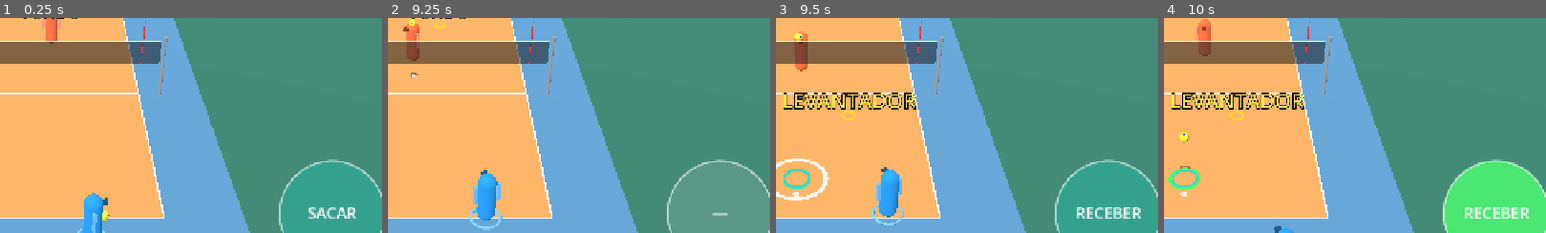
Above: before the commit, frames 1-4 (left to right).
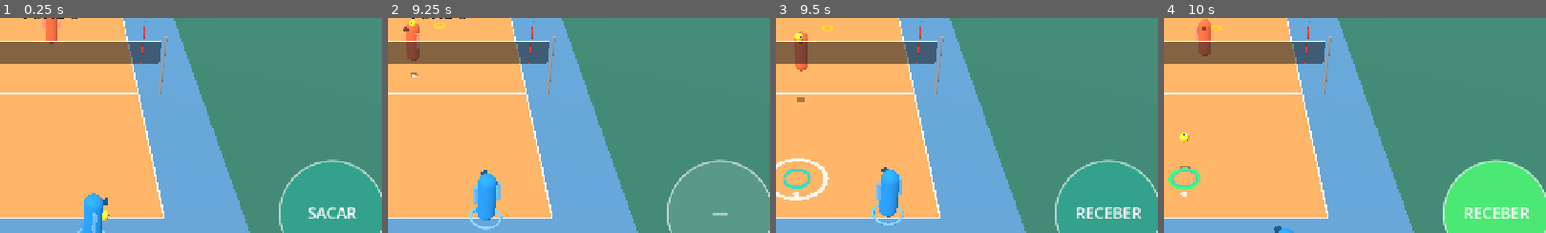
Above: after the commit, the same moments.

Repository: viniciolimadev/v-slash
Game: Godot game, scene res://scenes/main.tscn
Two runs of this game, one before a commit and one after it. Both use one fixed random seed, a clock stepped at 60 frames per second and the inputs below.
Inputs (mouse positions are % of the whole screen's width and height, from its top left):
- Up to frame 1 (0.25 s): no input
- Up to frame 2 (9.25 s): click "Reiniciar" at 0.5 s; click "Reiniciar" at 1.25 s; click "Reiniciar" at 2 s; click "Bot: Fácil" at 2.75 s; click "Bot: Médio" at 3.5 s; click "Bot: Difícil" at 4.25 s; tap Enter at 5 s; move the mouse to (72, 45) at 5.02 s; hold D (move_right) 5.03-5.75 s; tap J at 5.1, 6.6, 8.1 s; click (72, 45) at 5.17 s; tap Space at 5.27, 8.27 s; drag from (30, 55) to (45, 70) at 5.77 s; move the mouse to (60, 28) at 6.52 s; hold D (move_right) 6.53-7.25 s; drag from (45, 70) to (20, 35) at 7.27 s; move the mouse to (80, 65) at 8.02 s; hold A (move_left) 8.03-8.75 s; drag from (20, 35) to (35, 25) at 8.77 s
- Up to frame 3 (9.5 s): no input
- Up to frame 4 (10 s): move the mouse to (55, 50) at 9.52 s; hold S (move_down) from 9.53 s (still down); tap J at 9.6 s; click (55, 50) at 9.67 s
The pictures show only the part of the screen within x 43-93%, y 31-81%; the shares and areas given below are measured in that part.

Frames 1-2 are identical in both runs. In frame 3, 2.0% of the frame differs, in the area x 2-37%, y 3-48%; in frame 4, 1.9%.

Commit message:
Aim: single reticle that only moves when you drag
Per-play aim slots made the reticle jump when the bot attacked (the play
switched to receive), and a drag started before that went to the wrong
slot, so the ball went somewhere unexpected. Back to one aim point; zone
and setter magnets still help near their targets.

Test: bot attacks -> receive, the aim does not move (fails on the
previous per-play code).

Co-Authored-By: Claude Opus 5.5 <noreply@anthropic.com>
Claude-Session: https://claude.ai/code/session_01UkqYhsqg9n5UAYUKytDnBM

Diff:
--- a/scripts/core/game.gd
+++ b/scripts/core/game.gd
@@ -34,14 +34,9 @@
 var rng := RandomNumberGenerator.new()
 
 var human_aiming := false
-## Mira do humano: uma por tipo de jogada (recepção, levantamento, bola pro outro lado),
-## cada uma fica onde você deixou por último.
-var human_aim: Vector3:
-	get:
-		return _aims.get(_aim_slot(), Vector3.ZERO)
-	set(v):
-		_aims[_aim_slot()] = v
-var _aims := {}
+## Mira do humano: um ponto só, que se move apenas quando você arrasta.
+## A bola vai para onde ela está (os ímãs ajudam quando ela está perto de um alvo).
+var human_aim := Vector3.ZERO
 var _pause_t := 0.0
 var _pending: Array[Dictionary] = []
 
@@ -53,13 +48,8 @@
 	for p in players:
 		if p.is_human:
 			human = p
-			var s := side_of_team(p.team)
-			_aims = {
-				# saque/ataque/bola de graça começam no fundo da quadra adversária
-				Act.ATTACK: Vector3(0.0, 0.0, -s * Tuning.AIM_DEEP),
-				Act.RECEIVE: Vector3(Tuning.SETTER_SPOT.x * s, 0.0, Tuning.SETTER_SPOT.y * s),
-				Act.SET_BALL: _high_set_point(p.team),
-			}
+			# começa no fundo da quadra adversária
+			human_aim = Vector3(0.0, 0.0, -side_of_team(p.team) * Tuning.AIM_DEEP)
 	rng.randomize()
 	_reset_for_serve(0)
 
@@ -248,12 +238,7 @@
 	attempt_hit(p, clamp_aim(p, human_aim))
 
 
-func _aim_slot() -> int:
-	var act := current_act(human) if human != null else Act.NONE
-	return act if act == Act.RECEIVE or act == Act.SET_BALL else Act.ATTACK
-
-
-## Mira que aparece na tela: sempre visível, onde você deixou por último ({} = sem humano).
+## Mira que aparece na tela: sempre visível, onde você deixou ({} = sem humano).
 func human_aim_view() -> Dictionary:
 	if human == null:
 		return {}
--- a/tests/run_tests.gd
+++ b/tests/run_tests.gd
@@ -281,8 +281,16 @@
 	_check(game.human_aim.is_equal_approx(left_at), "apertar o botão não reposiciona a mira")
 	game.human_release(human)
 	_check(not game.human_aim_view().is_empty(), "mira continua visível depois do toque")
-	var rec: Vector3 = game._aims[Game.Act.RECEIVE]
-	_check(rec.z * s > 0.0, "mira da recepção é separada e continua no seu lado")
+	# a mira não pula quando a jogada muda (ex.: o bot ataca e vira recepção)
+	var before: Vector3 = game.human_aim
+	var acts := {}
+	for _i in int(20.0 / DT):
+		acts[game.current_act(human)] = true
+		game.tick(DT)
+		if not game.human_aim.is_equal_approx(before):
+			break
+	_check(game.human_aim.is_equal_approx(before) and acts.has(Game.Act.RECEIVE),
+			"bot ataca e vira recepção: a mira não se move sozinha (jogadas vistas: %s)" % [acts.keys()])
 	_free_main(main)
 
 
